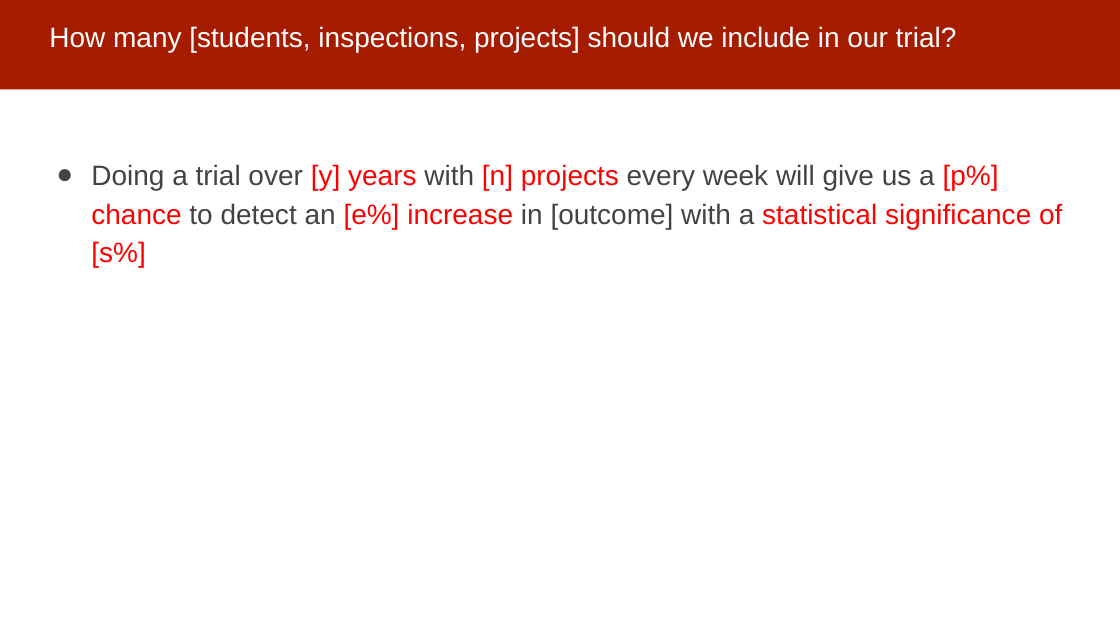
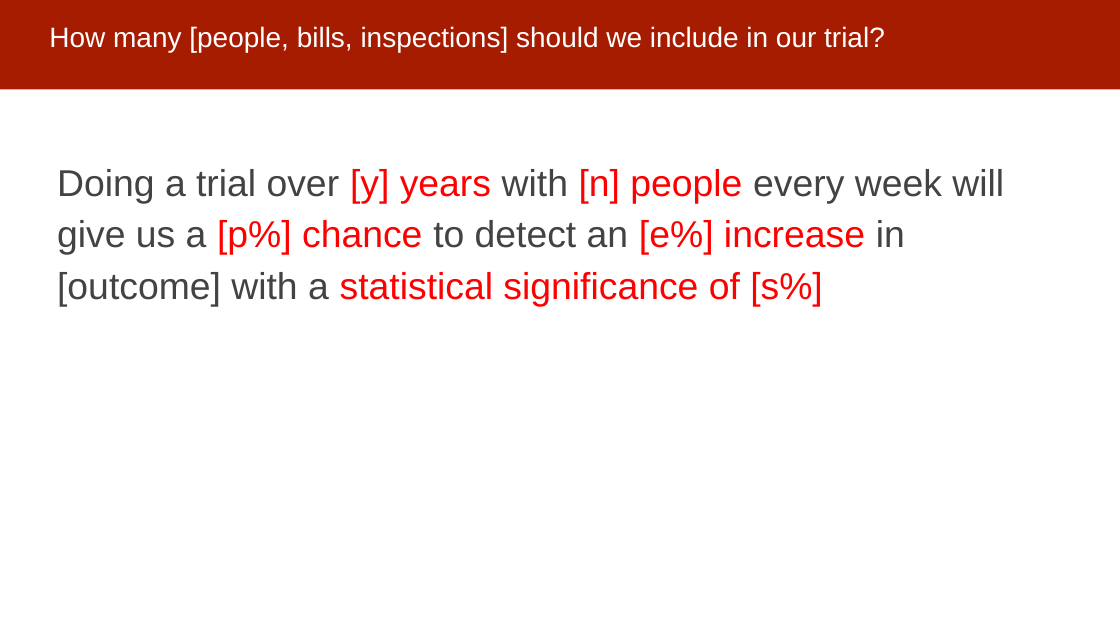
Before and after one commit to dssg/mlforpublicpolicylab, a slide deck: slide 21 of Lectures/FieldValidation.pptx. Drawn at 1120x630 pixels with LibreOffice and Linux fonts; fonts in the diff are those of the drawing. Boxes give left, top, right and bottom in pixels: in the first picture for what was removed or moved away, otherwise in the second. Text is boxed around its words. In the diff, an @@ line names an element or a change of style, - is before the commit and + after.

```diff
--- a/Lectures/FieldValidation.pptx
+++ b/Lectures/FieldValidation.pptx
@@ title at bbox=[49, 26, 885, 52]: text changed @@
-How many [students, inspections, projects] should we include in our trial?
+How many [people, bills, inspections] should we include in our trial?
@@ text at bbox=[57, 169, 1004, 307]: text changed; size 24 to 32 pt @@
-● Doing a trial over [y] years with [n] projects every week will give us a [p%] chance to detect an [e%] increase in [outcome] with a statistical significance of [s%]
+Doing a trial over [y] years with [n] people every week will give us a [p%] chance to detect an [e%] increase in [outcome] with a statistical significance of [s%]
```
Also in this commit, not shown: 15 other slides changed, 10 slides added, 1 slide removed.
